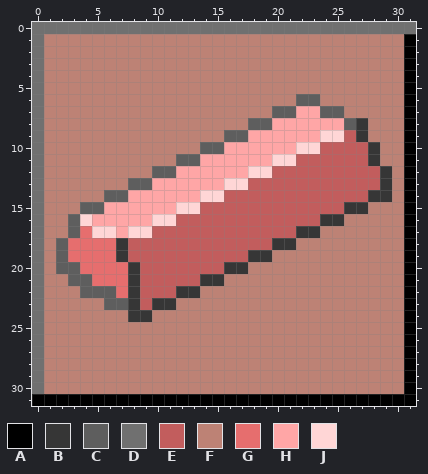
Pixel-art file -- core/assets/sprites/resources/CopperIngot.aseprite. The first picture shows the starting point.
32x32 pixels, 1 frame.
Palette (. is transparent): A #000000  B #363636  C #5e5e5e  D #707070  E #c25d5d  F #bd8275  G #e66e6e  H #ffa6a6  J #ffd6d6
The same view after the edit:
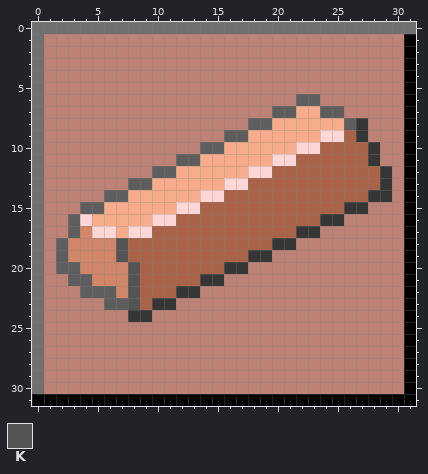
Colours new in this view: K #545454
Message: added copper wires and wire maker
The edit:
colour E: #c25d5d -> #a86348
colour G: #e66e6e -> #d08668
colour H: #ffa6a6 -> #f7ad8c
Changed rows in their new state; - is a pixel that keeps its letter.
Layer "Content":
first column x 7:
18 K-
19 K-
20 -K
21 -K
22 -K
23 -K
Changed places in both pictures, as pixel boxes (x1, y1, x2, y2):
changed: (68, 106, 380, 310)
